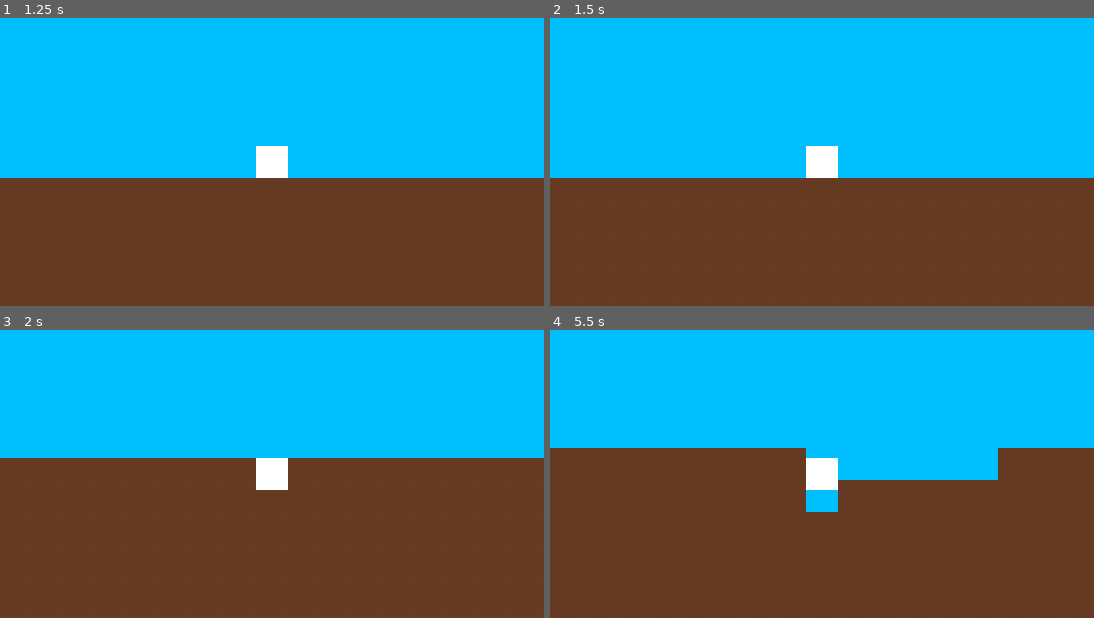
Above: before the commit, frames 1-4 (two rows, left to right).
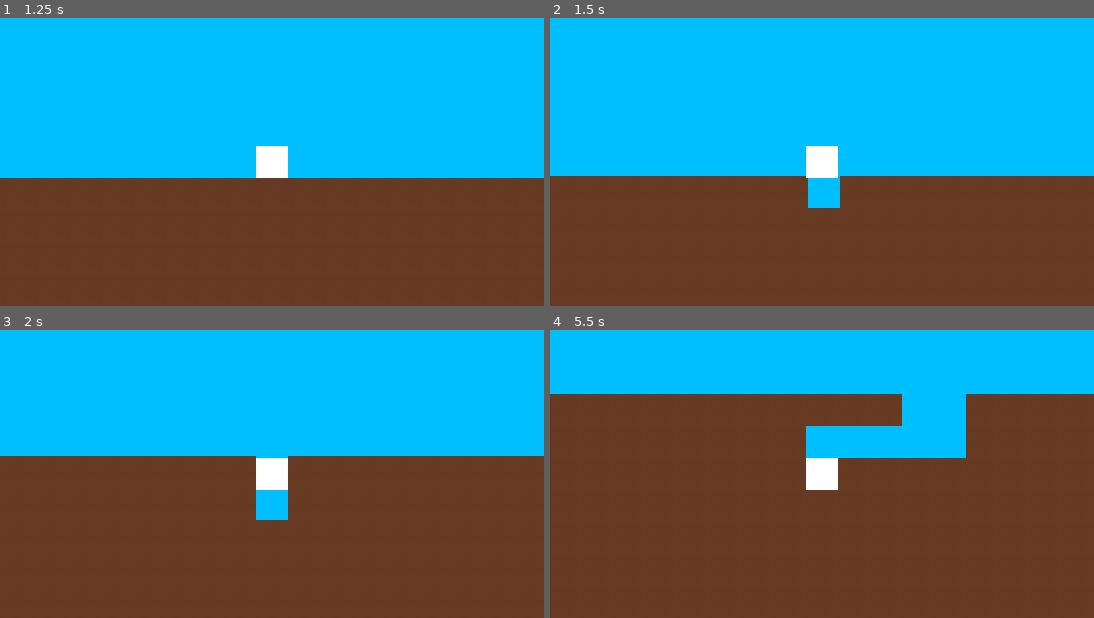
Above: after the commit, the same moments.

Repository: NxtCreator/Entrenched
Game: Godot game, scene res://scenes/main.tscn
Same seed, same stepped clock (60 frames per second), same inputs: the game is played once before the commit and once after it.
Inputs (mouse positions are in pixels of both pictures, inside the frame that each line leads up to):
- Up to frame 1 (1.25 s): tap Enter at 0.5 s; move the mouse to (391, 147) at 0.52 s; hold Right (ui_right) from 0.53 s (still down); tap Alt at 0.6 s; click (391, 147) at 0.67 s
- Up to frame 2 (1.5 s): tap Space at 1.25 s; move the mouse to (713, 176) at 1.27 s; release Right (ui_right) at 1.28 s; hold Down (ui_down) from 1.28 s (still down); tap Shift at 1.35 s
- Up to frame 3 (2 s): keep holding Down (ui_down)
- Up to frame 4 (5.5 s): move the mouse to (876, 410) at 2.02 s; release Down (ui_down) at 2.03 s; hold Right (ui_right) 2.03-2.78 s; tap Alt at 2.1, 3.6, 5.1 s; move the mouse to (794, 531) at 2.77 s; hold Up (ui_up) 2.78-3.53 s; tap Shift at 2.85, 4.35 s; click (794, 531) at 2.92 s; tap Enter at 3.5 s; move the mouse to (985, 517) at 3.52 s; hold Left (ui_left) 3.53-5.03 s; move the mouse to (658, 430) at 4.27 s; move the mouse to (849, 474) at 5.02 s; hold Down (ui_down) from 5.03 s (still down); click (849, 474) at 5.17 s

Frame 1 is identical in both runs. In frame 2, 1.3% of the frame differs, in the area x 0-100%, y 54-66%; in frame 3, 1.3%; in frame 4, 18%, in the area x 0-100%, y 22-64%.

Commit message:
Dig instantly on key press, apply 0.3s delay only while key is held

Diff:
--- a/scripts/player.gd
+++ b/scripts/player.gd
@@ -5,10 +5,10 @@
 const  SPEED := 55.0
 const GRAVITY := 420.0
 const MAX_FALL := 260.0
-const DIG_TIME := 0.3
+const DIG_DELAY := 0.3
 
-var dig_time := 0.0
-var dig_cell := Vector2i.ZERO
+var hold_time := 0.0
+var last_dir := Vector2i.ZERO
 
 func _dig_dir() -> Vector2i:
 	if Input.is_action_pressed("ui_down"): return Vector2i.DOWN
@@ -19,17 +19,21 @@
 
 func _dig(delta: float) -> void:
 	var direction := _dig_dir()
+	var is_new := direction != last_dir
+	last_dir = direction
+	if is_new:
+		hold_time = 0.0
+	if direction == Vector2i.ZERO:
+		return
 	var cell := ground.local_to_map(ground.to_local(global_position)) + direction
-	if direction == Vector2i.ZERO or ground.get_cell_source_id(cell) != 0:
-		dig_time = 0.0
+	if ground.get_cell_source_id(cell) != 0:
+		hold_time = 0.0
 		return
-	if cell != dig_cell:
-		dig_cell = cell
-		dig_time = 0.0
-	dig_time += delta
-	if dig_time >= DIG_TIME:
+	hold_time += delta
+	if is_new or hold_time >= DIG_DELAY:
 		ground.erase_cell(cell)
-		dig_time = 0.0
+		hold_time = 0.0
+
 func _physics_process(delta: float) -> void:
 	var dir := Input.get_axis("ui_left", "ui_right")
 	velocity.y  = min(velocity.y + GRAVITY * delta, MAX_FALL)
